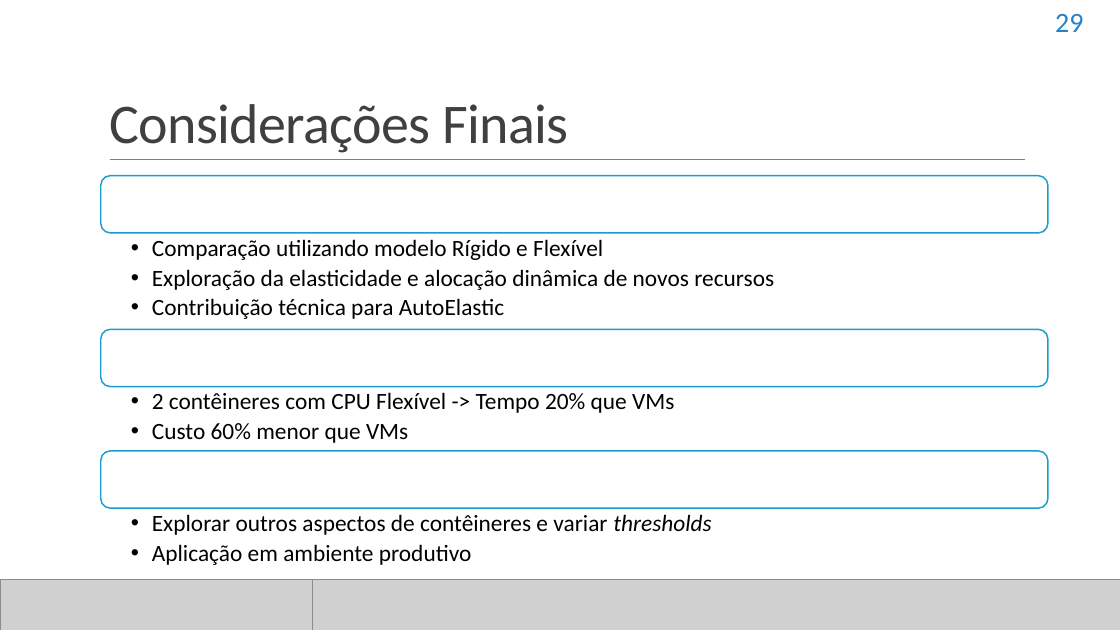
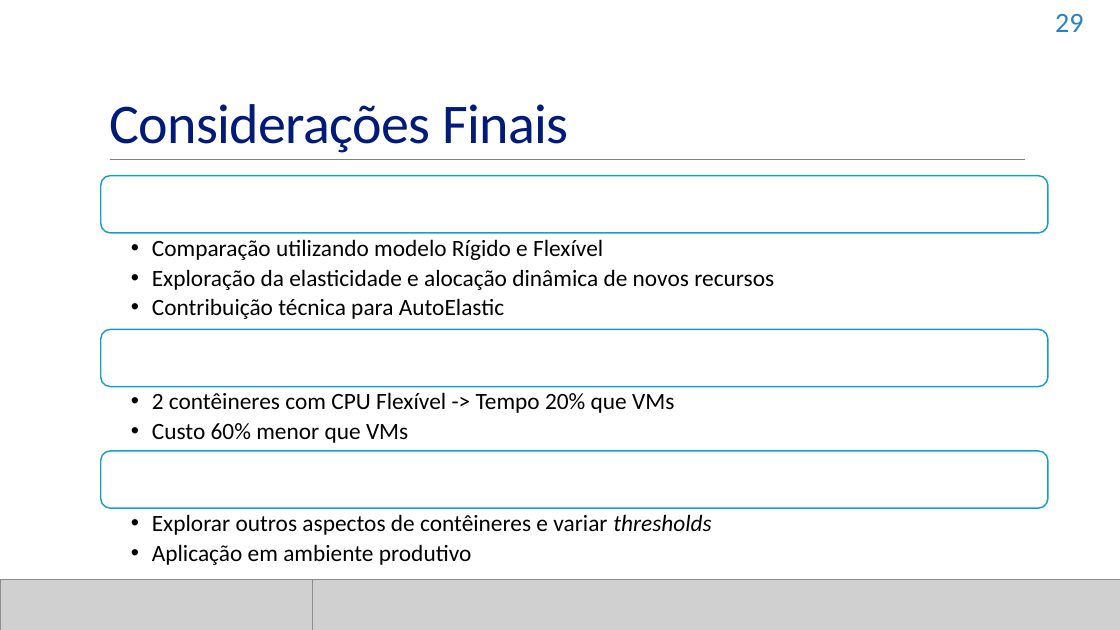
Before and after one commit to dbrauner/meuprojeto, a slide deck: slide 29 of DoCB.pptx. Drawn at 1120x630 pixels with LibreOffice and Linux fonts; fonts in the diff are those of the drawing; grey boxes stand for pictures. Boxes give left, top, right and bottom in pixels: in the first picture for what was removed or moved away, otherwise in the second. Text is boxed around its words. In the diff, an @@ line names an element or a change of style, - is before the commit and + after.

```diff
--- a/DoCB.pptx
+++ b/DoCB.pptx
@@ title "Considerações Finais" at [109,104,569,153]: text colour #404040 to #011B7A @@
```
Also in this commit, not shown: 20 other slides changed.
